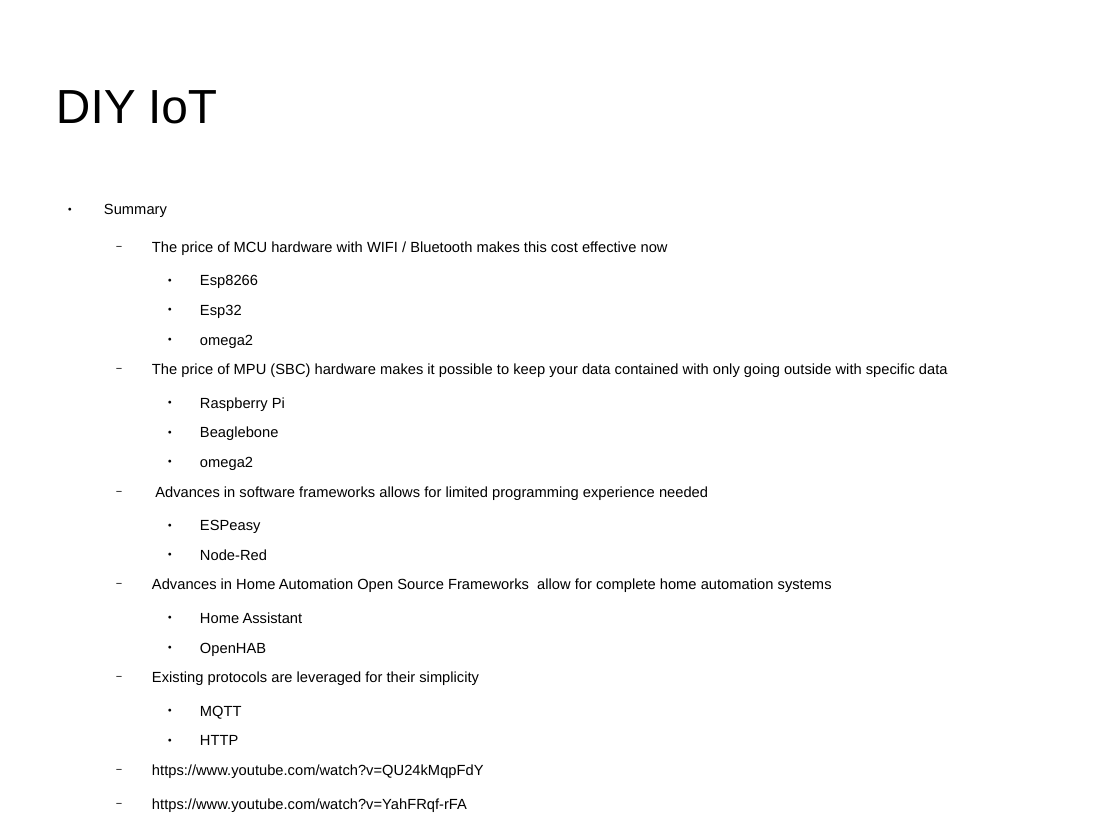
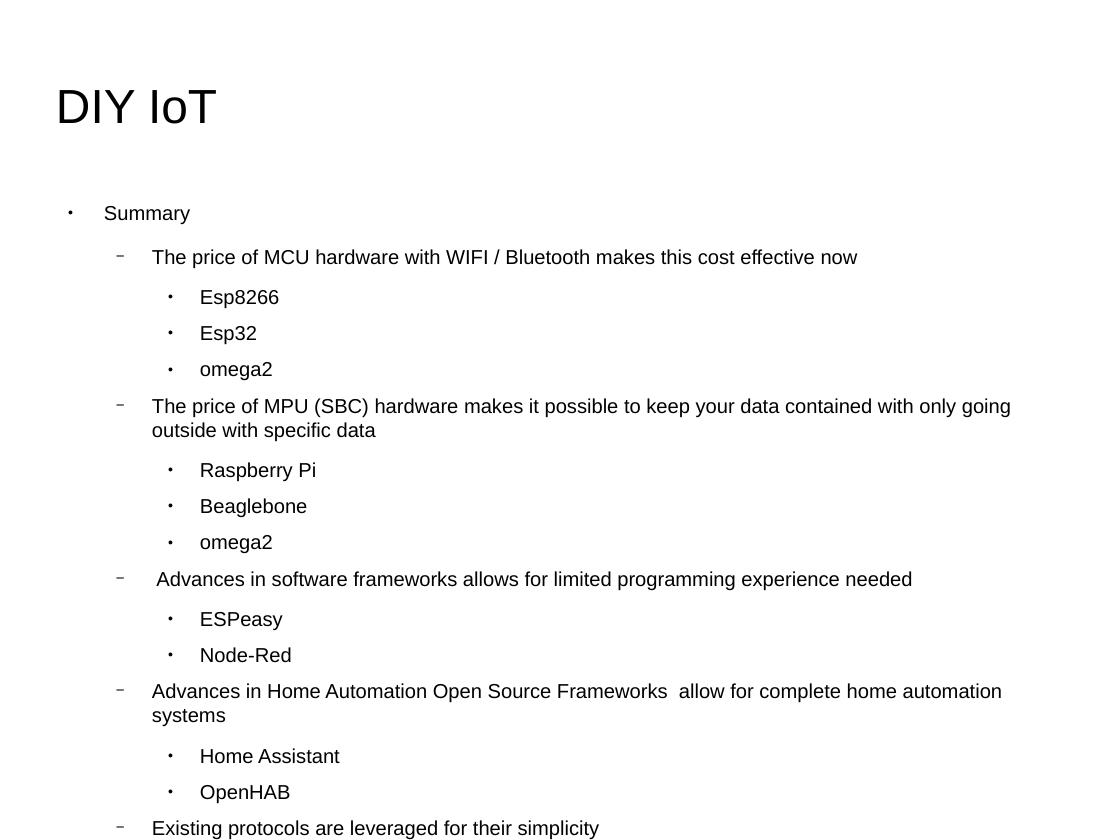
Before and after one commit to siehputz/penguicon2017, a slide deck: slide 39 of DIY-IoT.odp (slide 38 before the commit). Drawn at 1120x840 pixels with LibreOffice and Linux fonts; fonts in the diff are those of the drawing; background and template pictures are left out. Boxes give left, top, right and bottom in pixels: in the first picture for what was removed or moved away, otherwise in the second. Text is boxed around its words. In the diff, an @@ line names an element or a change of style, - is before the commit and + after.

```diff
--- a/DIY-IoT.odp
+++ b/DIY-IoT.odp
@@ text "Summary" at bbox=[104, 206, 1011, 840]: size 10.4 to 14.3 pt @@
@@ text at bbox=[152, 764, 484, 812]: paragraphs removed @@
-  − https://www.youtube.com/watch?v=QU24kMqpFdY
-  − https://www.youtube.com/watch?v=YahFRqf-rFA
```
Also in this commit, not shown: 1 other slide changed, 2 slides added.
